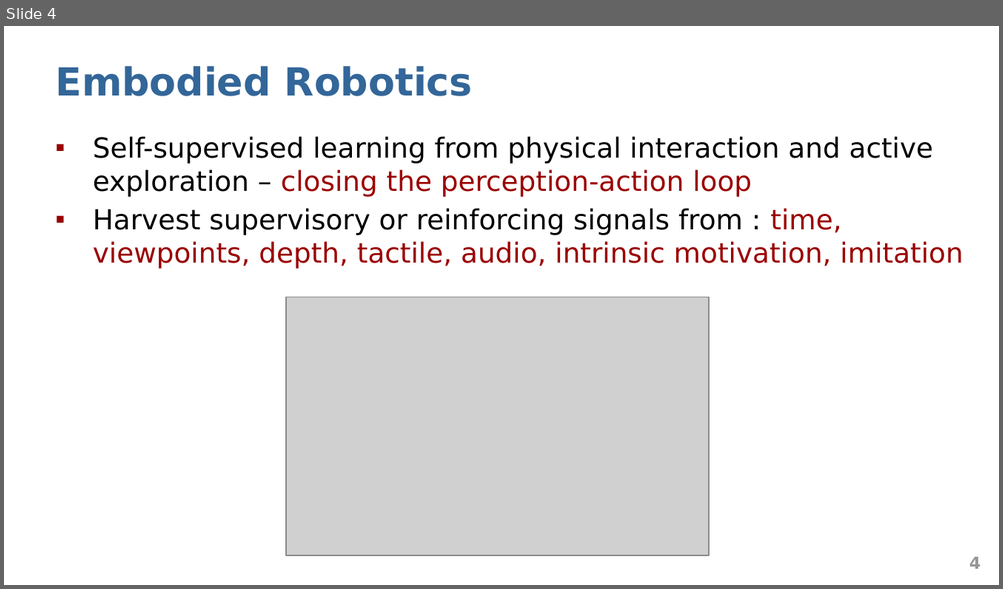
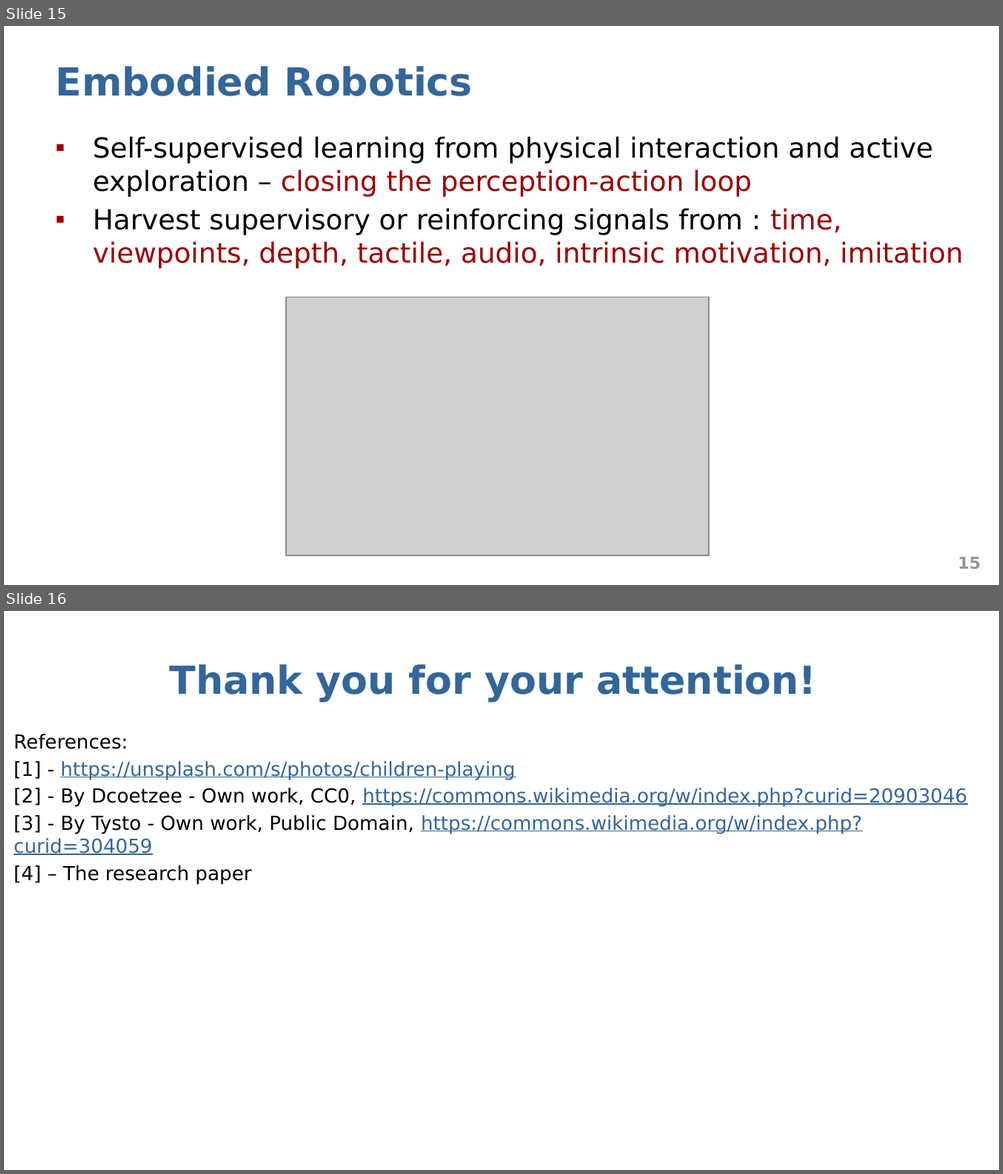
Before and after one commit to abduskhazi/deep-reinforcement-learning-seminar, a slide deck: presentation.pptx. Shown one above the other, each under a label of ours: slide 4 before the commit, slides 15 and 16 after it. The pictures are 1003x589 and 1003x1174 pixels, drawn with LibreOffice and Linux fonts; fonts in the diff are those of the drawing; grey boxes stand for pictures. Boxes give left, top, right and bottom in pixels: in the first picture for what was removed or moved away, otherwise in the second. Text is boxed around its words. In the diff, an @@ line names an element or a change of style, - is before the commit and + after.

```diff
--- a/presentation.pptx
+++ b/presentation.pptx
@@ slide 16 added at [4,611,999,1170], background #FFFFFF @@
@@ title added at [170,664,816,702], 28 pt, text #336699, bold @@
+Thank you for your attention!
@@ text added at [14,734,967,884], 14 pt, text #336699, underline @@
+References:
+[1] - https://unsplash.com/s/photos/children-playing
+[2] - By Dcoetzee - Own work, CC0, https://commons.wikimedia.org/w/index.php?curid=20903046
+[3] - By Tysto - Own work, Public Domain, https://commons.wikimedia.org/w/index.php?curid=304059
+[4] – The research paper
@@ what was slide 4 is now slide 15 @@
@@ page number at [957,557,980,569]: text changed @@
-4
+15
```
Also in this commit, not shown: 14 other slides added, 4 slides removed.
